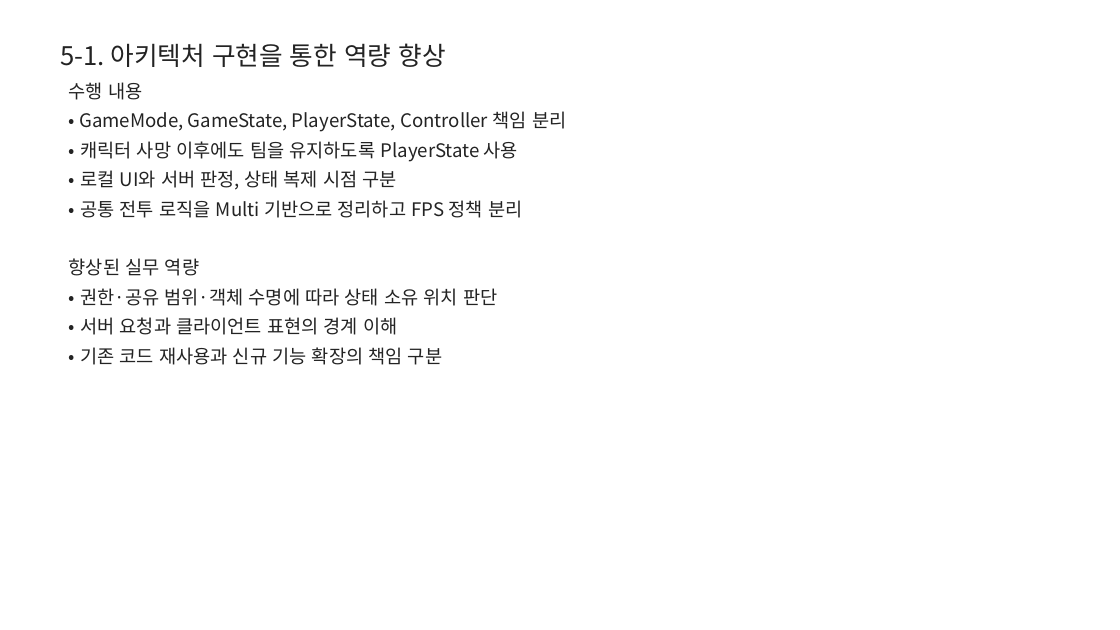
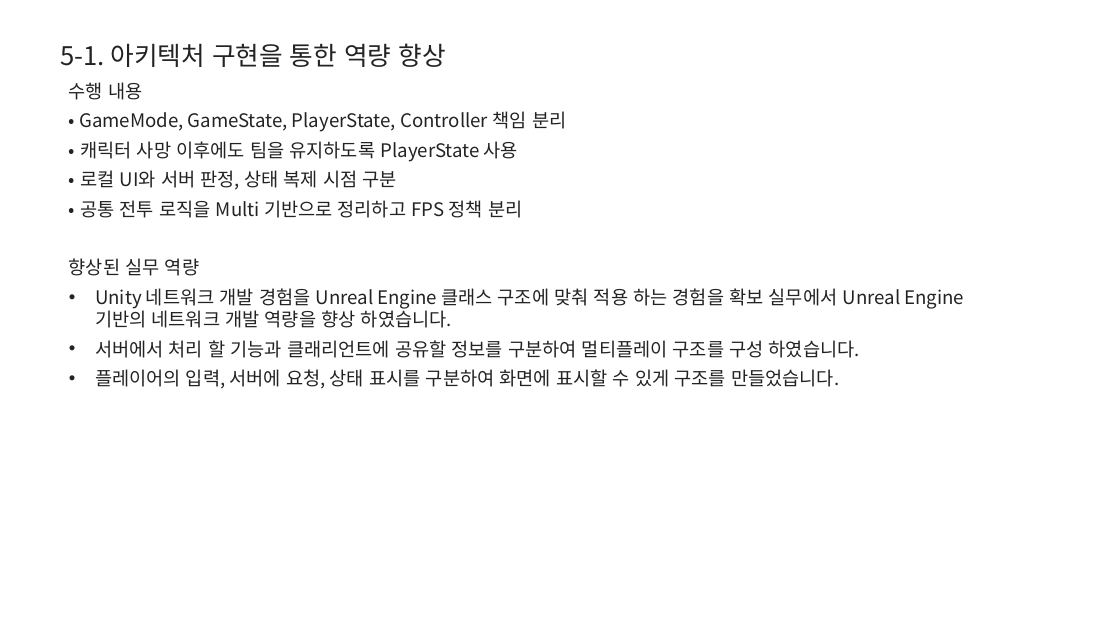
Before and after one commit to BenT8501/Auto_Stock_Trading, a slide deck: slide 5 of Project_Z/docs/박종호B_직무과제_완료보고서.pptx. Drawn at 1120x630 pixels with LibreOffice and Linux fonts; fonts in the diff are those of the drawing. Boxes give left, top, right and bottom in pixels: in the first picture for what was removed or moved away, otherwise in the second. Text is boxed around its words. In the diff, an @@ line names an element or a change of style, - is before the commit and + after.

```diff
--- a/Project_Z/docs/박종호B_직무과제_완료보고서.pptx
+++ b/Project_Z/docs/박종호B_직무과제_완료보고서.pptx
@@ text at (95, 288, 964, 389): text changed @@
-• 권한·공유 범위·객체 수명에 따라 상태 소유 위치 판단
-• 서버 요청과 클라이언트 표현의 경계 이해
-• 기존 코드 재사용과 신규 기능 확장의 책임 구분
+• Unity 네트워크 개발 경험을 Unreal Engine 클래스 구조에 맞춰 적용 하는 경험을 확보 실무에서 Unreal Engine 기반의 네트워크 개발 역량을 향상 하였습니다.
+• 서버에서 처리 할 기능과 클래리언트에 공유할 정보를 구분하여 멀티플레이 구조를 구성 하였습니다.
+• 플레이어의 입력, 서버에 요청, 상태 표시를 구분하여 화면에 표시할 수 있게 구조를 만들었습니다.
```
Also in this commit, not shown: 2 other slides changed, 2 other files.
